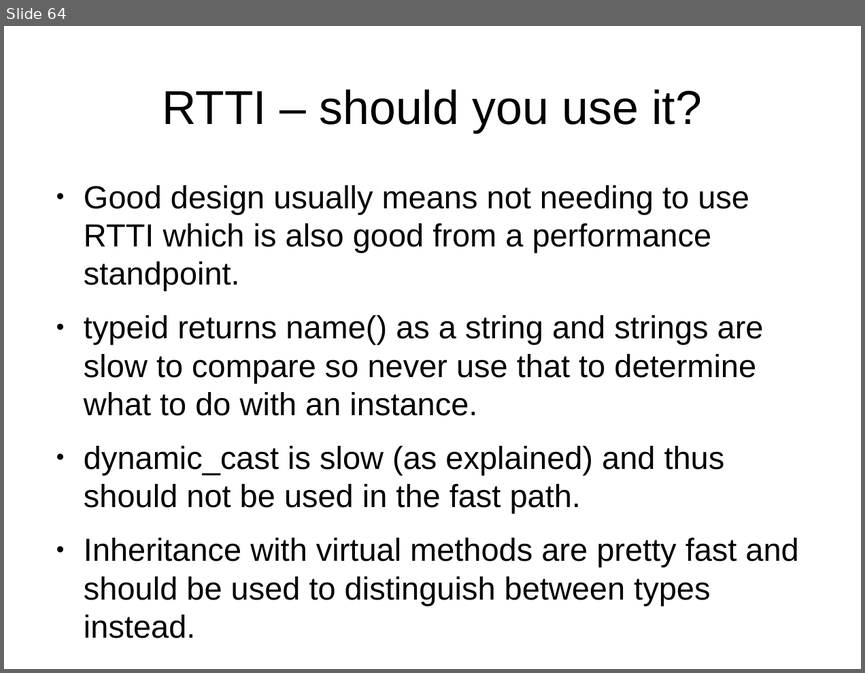
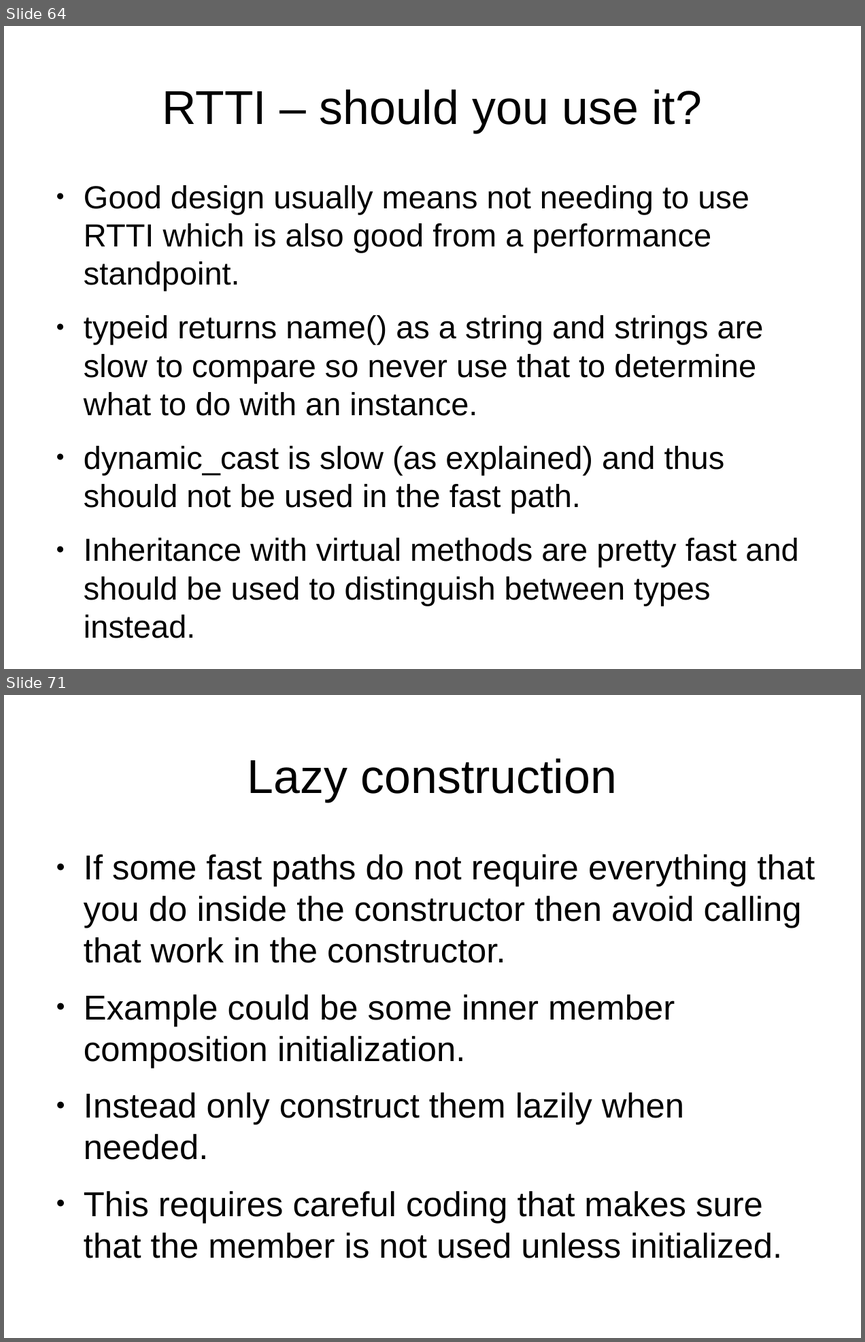
Before and after one commit to veltzer/demos, a slide deck: cpp/multi_core/effective_cplusplus.odp. Shown one above the other, each under a label of ours: slide 64 before the commit, slides 64 and 71 after it; the slides between them are not shown. The pictures are 865x673 and 865x1342 pixels, drawn with LibreOffice and Linux fonts; fonts in the diff are those of the drawing. Boxes give left, top, right and bottom in pixels: in the first picture for what was removed or moved away, otherwise in the second. Text is boxed around its words. In the diff, an @@ line names an element or a change of style, - is before the commit and + after.

```diff
--- a/cpp/multi_core/effective_cplusplus.odp
+++ b/cpp/multi_core/effective_cplusplus.odp
@@ slide 71 added at (4, 695, 861, 1338), background #FFFFFF @@
@@ title added at (247, 758, 617, 802), 44 pt, text #000000 @@
+Lazy construction
@@ text added at (84, 854, 815, 1258), 32 pt, text #000000 @@
+● If some fast paths do not require everything that you do inside the constructor then avoid calling that work in the constructor.
+● Example could be some inner member composition initialization.
+● Instead only construct them lazily when needed.
+● This requires careful coding that makes sure that the member is not used unless initialized.
```
Also in this commit, not shown: 12 other slides added, 1 other file.
